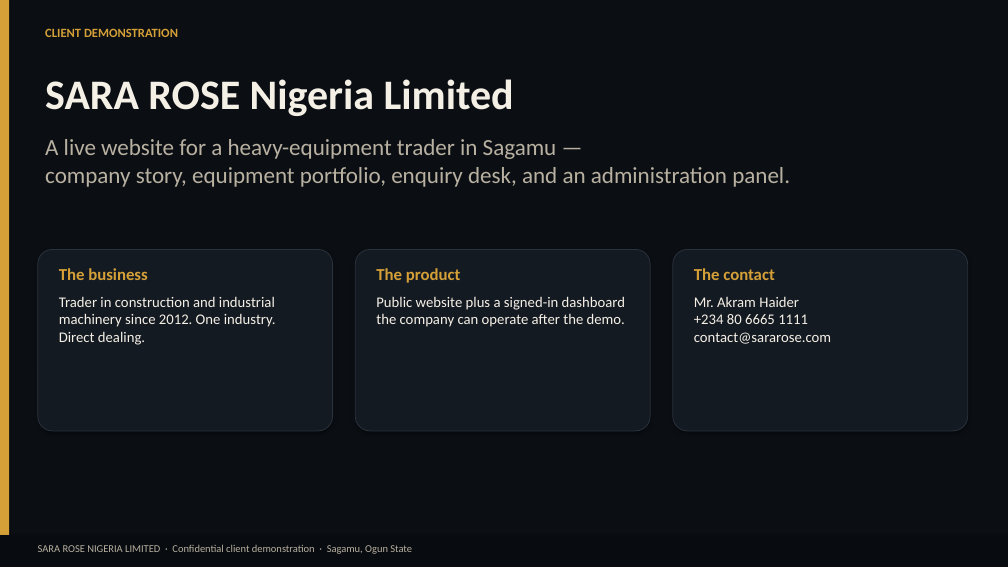
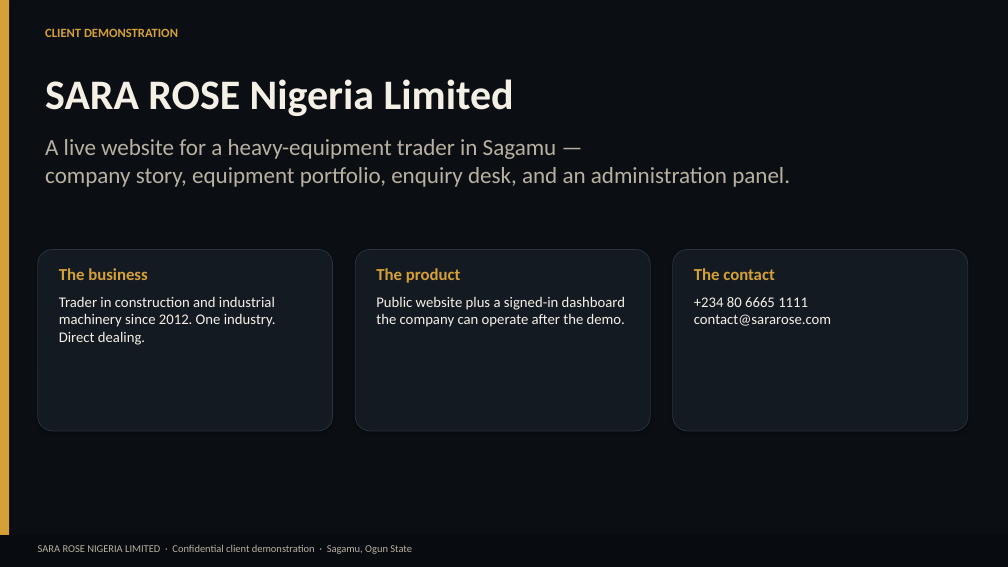
Before and after one commit to utohid/sararose, a slide deck: slide 1 of docs/SARA-ROSE-Client-Demo.pptx. Drawn at 1008x567 pixels with LibreOffice and Linux fonts; fonts in the diff are those of the drawing. Boxes give left, top, right and bottom in pixels: in the first picture for what was removed or moved away, otherwise in the second. Text is boxed around its words. In the diff, an @@ line names an element or a change of style, - is before the commit and + after.

```diff
--- a/docs/SARA-ROSE-Client-Demo.pptx
+++ b/docs/SARA-ROSE-Client-Demo.pptx
@@ text at [694, 297, 831, 326]: text changed @@
-Mr. Akram Haider
-+234 80 6665 1111
-contact@sararose.com
++234 80 6665 1111
+contact@sararose.com
```
Also in this commit, not shown: 3 other slides changed, 15 other files.
